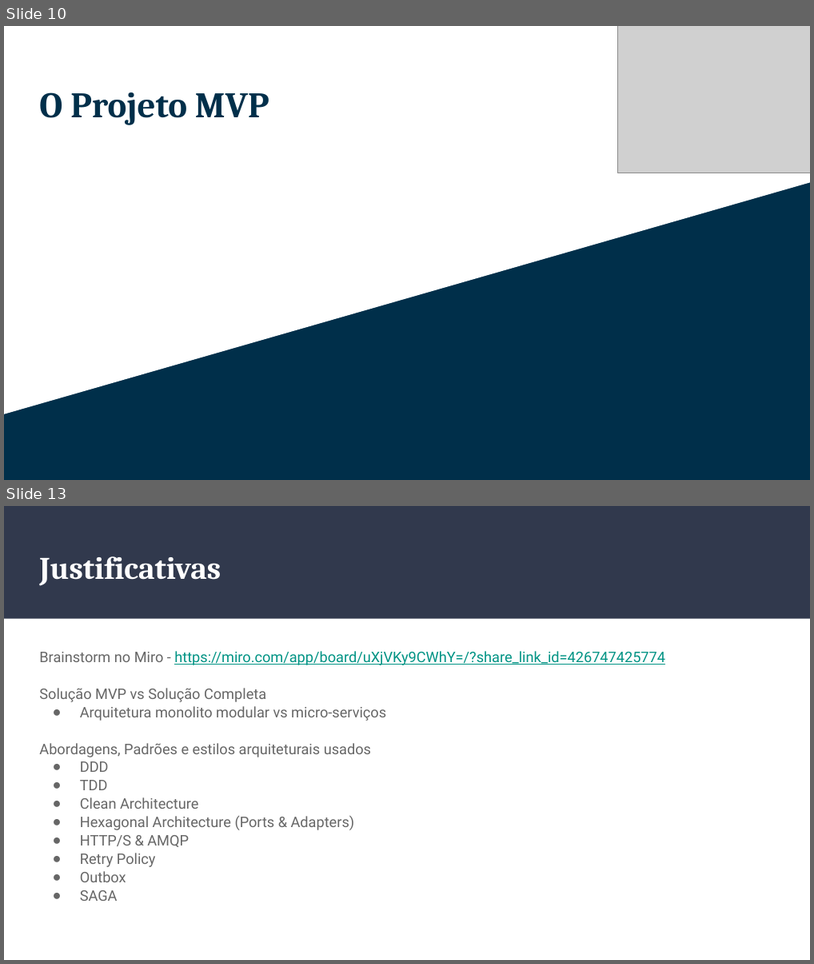
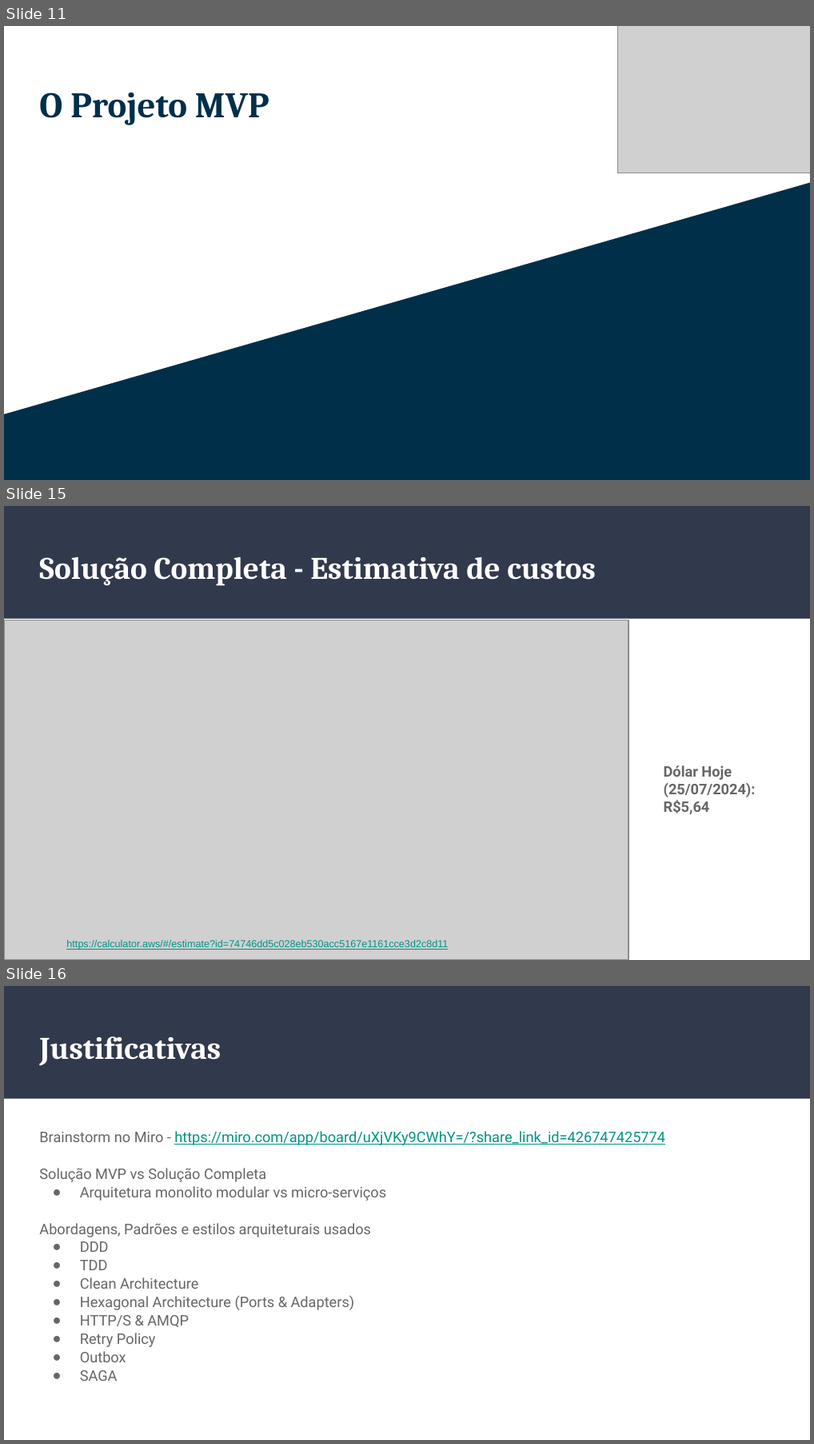
Before and after one commit to g12-4soat/techmedicos-docs, a slide deck: docs/Hackaton-TechMedicos.pptx. Shown one above the other, each under a label of ours: slides 10 and 13 before the commit, slides 11, 15 and 16 after it; the slides between them are not shown. The pictures are 814x964 and 814x1444 pixels, drawn with LibreOffice and Linux fonts; fonts in the diff are those of the drawing; grey boxes stand for pictures. Boxes give left, top, right and bottom in pixels: in the first picture for what was removed or moved away, otherwise in the second. Text is boxed around its words. In the diff, an @@ line names an element or a change of style, - is before the commit and + after.

```diff
--- a/docs/Hackaton-TechMedicos.pptx
+++ b/docs/Hackaton-TechMedicos.pptx
@@ slide 15 added at bbox=[4, 506, 810, 960], background #FFFFFF; not listed: 1 template element that a slide beside it also shows @@
@@ title added at bbox=[39, 556, 596, 586], 28 pt, text #FFFFFF, bold @@
+Solução Completa - Estimativa de custos
@@ picture added at bbox=[4, 620, 629, 959] @@
@@ text added at bbox=[664, 765, 756, 814], 13 pt, text #666666, bold @@
+Dólar Hoje (25/07/2024): R$5,64
@@ text added at bbox=[66, 940, 448, 949], 9 pt, text #009384, underline @@
+https://calculator.aws/#/estimate?id=74746dd5c028eb530acc5167e1161cce3d2c8d11
@@ what was slide 10 is now slide 11 @@
@@ what was slide 13 is now slide 16 @@
```
Also in this commit, not shown: 3 slides changed, 2 other slides added, 2 other files.
